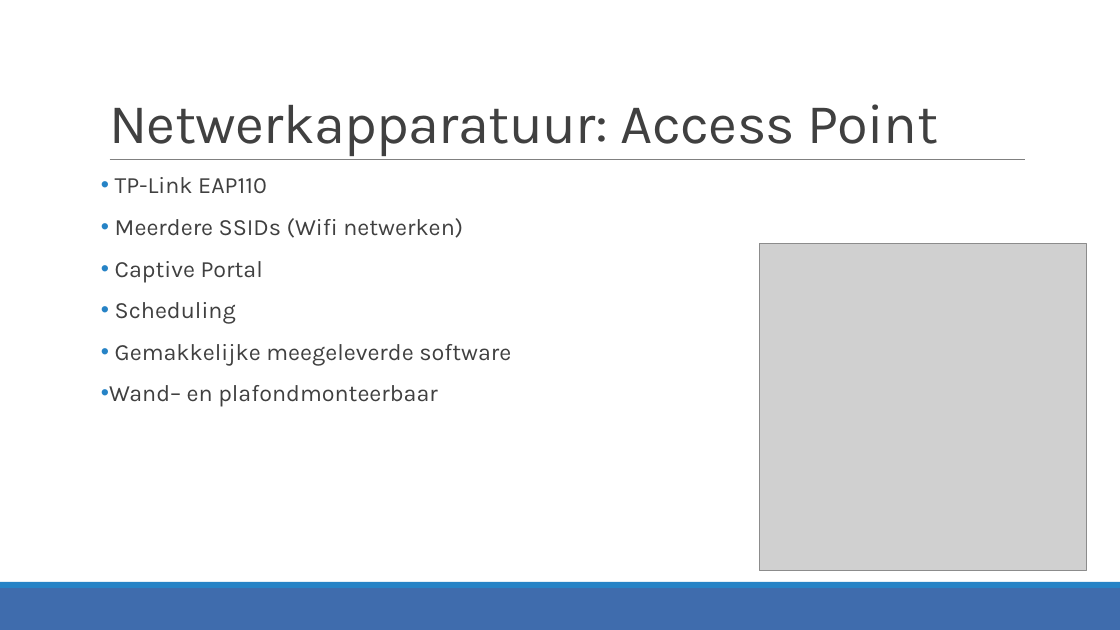
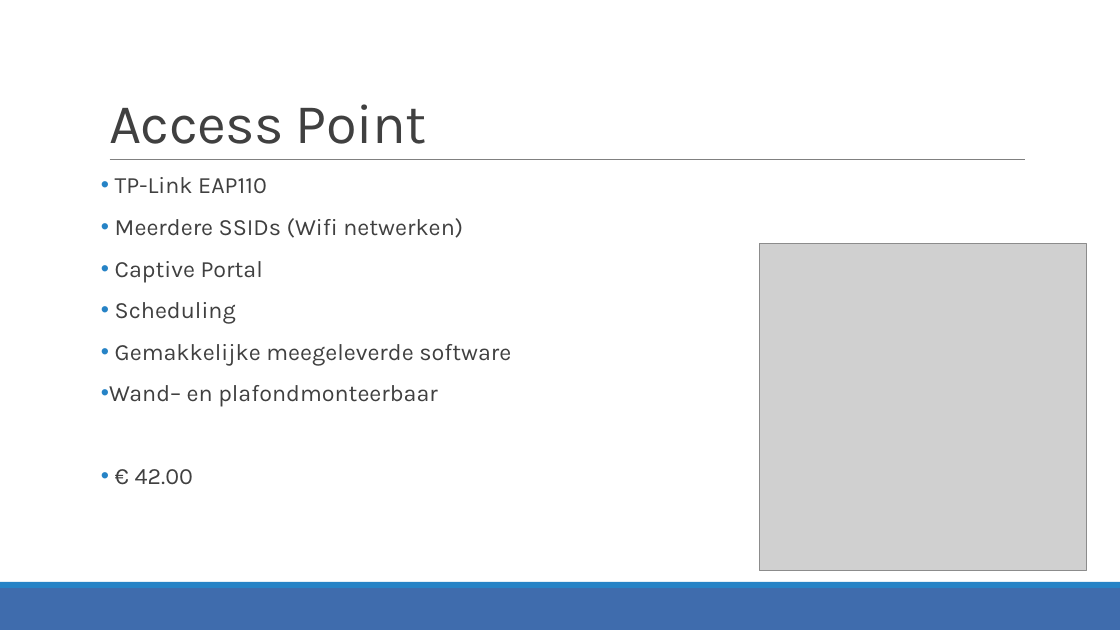
Before and after one commit to JensVL/projecten2, a slide deck: slide 9 of opdracht03/G24/Voorstelling G24.pptx (slide 7 before the commit). Drawn at 1120x630 pixels with LibreOffice and Linux fonts; fonts in the diff are those of the drawing; grey boxes stand for pictures. Boxes give left, top, right and bottom in pixels: in the first picture for what was removed or moved away, otherwise in the second. Text is boxed around its words. In the diff, an @@ line names an element or a change of style, - is before the commit and + after.

```diff
--- a/opdracht03/G24/Voorstelling G24.pptx
+++ b/opdracht03/G24/Voorstelling G24.pptx
@@ title at <box>109,104,427,144</box>: text changed @@
-Netwerkapparatuur: Access Point
+Access Point
@@ text at <box>135,469,193,485</box>: paragraph added @@
+• € 42.00
```
Also in this commit, not shown: 5 other slides changed, 7 slides added, 2 other files.
